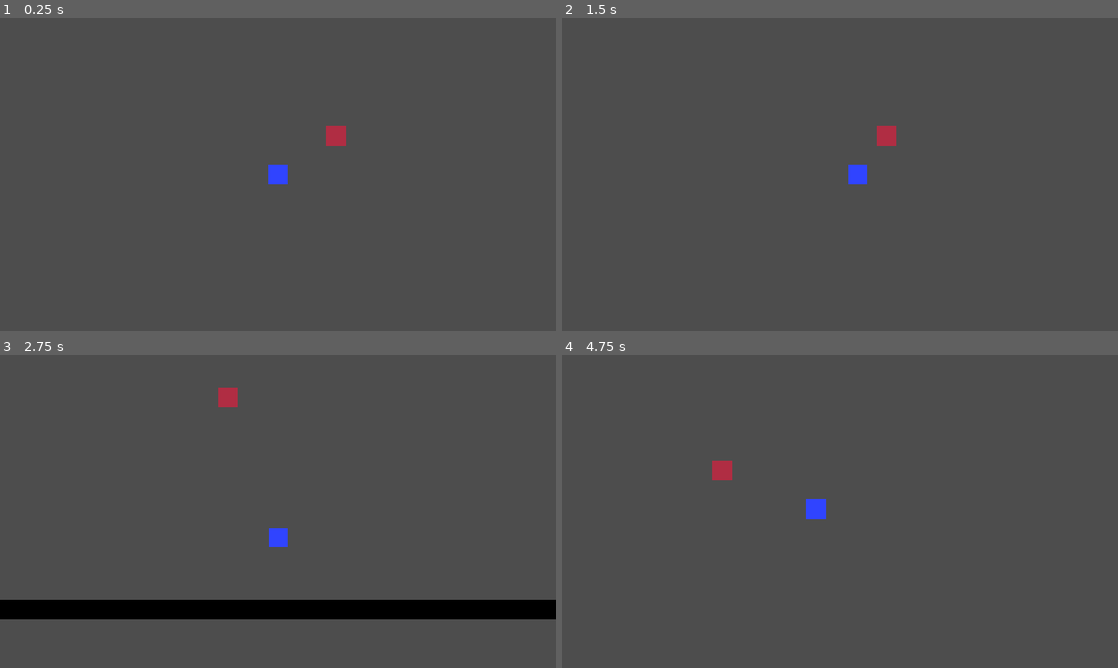
Above: before the commit, frames 1-4 (two rows, left to right).
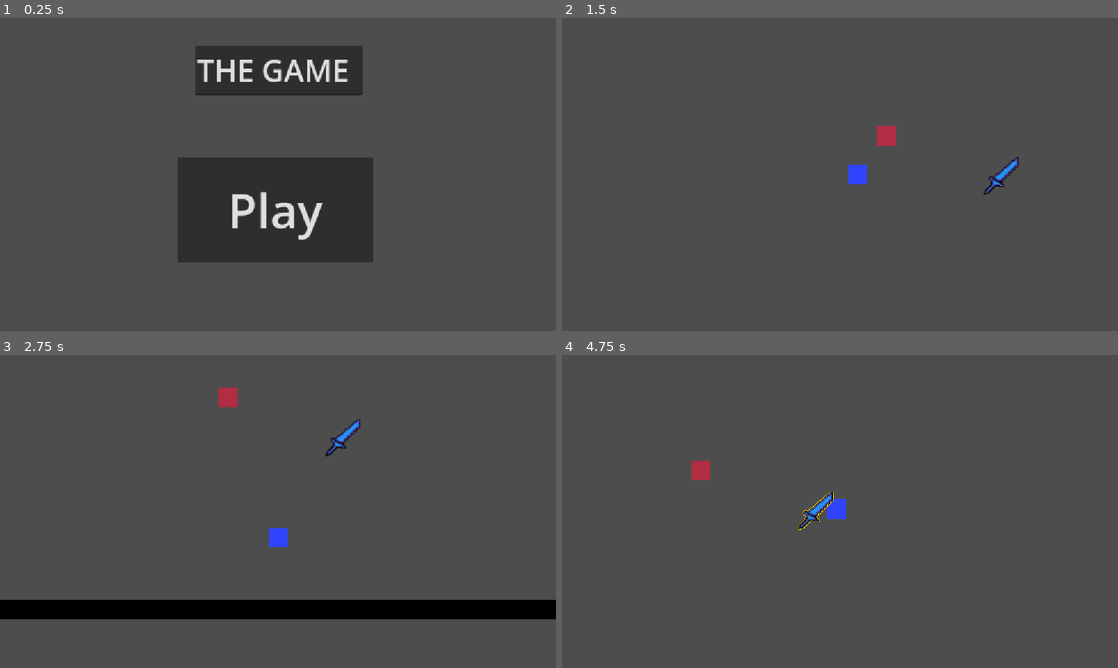
Above: after the commit, the same moments.

Repository: jlpt1212/Brackeys-Game-Jam-Project
Game: Godot game, scene res://Scenes/Title Screen.tscn
Two runs of this game, one before a commit and one after it. Both use one fixed random seed, a clock stepped at 60 frames per second and the inputs below. Before the commit the project starts from res://node_2d.tscn.
Inputs (mouse positions are in pixels of both pictures, inside the frame that each line leads up to):
- Up to frame 1 (0.25 s): no input
- Up to frame 2 (1.5 s): click (840, 208) at 0.5 s, where only the run after the commit has a clickable "Play"; tap Enter at 1.25 s; hold D (move_right) from 1.28 s (still down); hold E (interact, bound only after the commit) from 1.28 s (still down)
- Up to frame 3 (2.75 s): release D (move_right) at 2.03 s; release E (interact, bound only after the commit) at 2.03 s; hold S (move_down) from 2.03 s (still down); tap E (interact, bound only after the commit) at 2.1 s
- Up to frame 4 (4.75 s): release S (move_down) at 2.78 s; hold D (move_right) 2.78-3.53 s; hold E (interact, bound only after the commit) 2.78-3.53 s; hold W (move_up) 3.53-4.28 s; tap E (interact, bound only after the commit) at 3.6 s; hold A (move_left) from 4.28 s (still down); hold E (interact, bound only after the commit) from 4.28 s (still down)

The runs differ from the first frame. In frame 1, 16% of the frame differs, in the area x 32-68%, y 8-78%; in frame 2, 0.2%; in frame 3, 0.2%; in frame 4, 1.0%.

Commit message:
Added new title screen, player interaction functions
+ a whole lot of other initial setup stuff for future features and small changes

Diff:
--- a/node_2d.tscn
+++ b/Scenes/Game Scene.tscn
@@ -1,6 +1,12 @@
 [gd_scene format=3 uid="uid://crh50kq2uslxl"]
 
-[ext_resource type="Script" uid="uid://dt82vd77jiugs" path="res://character_movement.gd" id="1_wtcfe"]
+[ext_resource type="Script" uid="uid://dt82vd77jiugs" path="res://Scripts/character_movement.gd" id="1_grwsy"]
+[ext_resource type="Script" uid="uid://b4b2x26xtikd3" path="res://Scripts/interaction.gd" id="2_0km67"]
+[ext_resource type="Script" uid="uid://rg7di6ypesrj" path="res://Scripts/npc.gd" id="3_0rvqk"]
+[ext_resource type="Shader" uid="uid://80055421g8sm" path="res://Shaders/interaction_shader.gdshader" id="4_h35fg"]
+[ext_resource type="Texture2D" uid="uid://cqnnua6iw4lj6" path="res://Assets/FrozenVesselBlade.png" id="5_ttv08"]
+
+[sub_resource type="CircleShape2D" id="CircleShape2D_74whk"]
 
 [sub_resource type="RectangleShape2D" id="RectangleShape2D_74whk"]
 
@@ -8,30 +14,45 @@
 
 [sub_resource type="WorldBoundaryShape2D" id="WorldBoundaryShape2D_74whk"]
 
-[node name="Node2D" type="Node2D" unique_id=1394893672]
+[sub_resource type="ShaderMaterial" id="ShaderMaterial_mowf2"]
+shader = ExtResource("4_h35fg")
+shader_parameter/line_color = Color(1, 0.8333334, 0, 1)
+shader_parameter/line_thickness = 0.50000002375
+shader_parameter/highlight_enabled = false
 
-[node name="CharacterBody2D" type="CharacterBody2D" parent="." unique_id=1757714026]
-script = ExtResource("1_wtcfe")
+[sub_resource type="RectangleShape2D" id="RectangleShape2D_jxl7u"]
 
-[node name="CollisionShape2D" type="CollisionShape2D" parent="CharacterBody2D" unique_id=1062701066]
+[node name="Game Scene" type="Node2D" unique_id=1394893672]
+
+[node name="Player" type="CharacterBody2D" parent="." unique_id=1757714026]
+script = ExtResource("1_grwsy")
+
+[node name="Area2D" type="Area2D" parent="Player" unique_id=790529554]
+script = ExtResource("2_0km67")
+
+[node name="CollisionShape2D" type="CollisionShape2D" parent="Player/Area2D" unique_id=1385176024]
+scale = Vector2(8, 8)
+shape = SubResource("CircleShape2D_74whk")
+
+[node name="Player Collision" type="CollisionShape2D" parent="Player" unique_id=1062701066]
 scale = Vector2(2, 2)
 shape = SubResource("RectangleShape2D_74whk")
 
-[node name="ColorRect" type="ColorRect" parent="CharacterBody2D" unique_id=1234224486]
+[node name="ColorRect" type="ColorRect" parent="Player" unique_id=1234224486]
 offset_left = -20.0
 offset_top = -20.0
 scale = Vector2(2, 2)
 color = Color(0.1882353, 0.26666668, 1, 1)
 metadata/_edit_use_anchors_ = true
 
-[node name="Camera2D" type="Camera2D" parent="CharacterBody2D" unique_id=2097219412]
+[node name="Camera" type="Camera2D" parent="Player" unique_id=2097219412]
 position_smoothing_enabled = true
 
-[node name="RigidBody2D" type="RigidBody2D" parent="." unique_id=161849864]
+[node name="Test character" type="RigidBody2D" parent="." unique_id=161849864]
 mass = 0.001
 gravity_scale = 0.0
 
-[node name="ColorRect" type="ColorRect" parent="RigidBody2D" unique_id=800178336]
+[node name="ColorRect" type="ColorRect" parent="Test character" unique_id=800178336]
 anchors_preset = 8
 anchor_left = 0.5
 anchor_top = 0.5
@@ -46,7 +67,7 @@
 color = Color(0.69099766, 0.17522566, 0.26396063, 1)
 metadata/_edit_use_anchors_ = true
 
-[node name="CollisionShape2D" type="CollisionShape2D" parent="RigidBody2D" unique_id=1485383735]
+[node name="CollisionShape2D" type="CollisionShape2D" parent="Test character" unique_id=1485383735]
 position = Vector2(120, -80)
 scale = Vector2(2, 2)
 shape = SubResource("RectangleShape2D_y32ns")
@@ -117,3 +138,18 @@
 offset_bottom = 358.0
 color = Color(0, 0, 0, 1)
 metadata/_edit_use_anchors_ = true
+
+[node name="CharacterBody2D" type="CharacterBody2D" parent="." unique_id=612168686 groups=["npc"]]
+position = Vector2(361, 4)
+scale = Vector2(2.05, 2)
+script = ExtResource("3_0rvqk")
+
+[node name="Sprite2D" type="Sprite2D" parent="CharacterBody2D" unique_id=2095680021]
+material = SubResource("ShaderMaterial_mowf2")
+texture = ExtResource("5_ttv08")
+
+[node name="CollisionShape2D" type="CollisionShape2D" parent="CharacterBody2D" unique_id=2117327316]
+shape = SubResource("RectangleShape2D_jxl7u")
+
+[connection signal="body_entered" from="Player/Area2D" to="Player/Area2D" method="_on_body_entered"]
+[connection signal="body_exited" from="Player/Area2D" to="Player/Area2D" method="_on_body_exited"]
--- /dev/null
+++ b/Scenes/Title Screen.tscn
@@ -0,0 +1,24 @@
+[gd_scene format=3 uid="uid://dlcf3lk6gwd0j"]
+
+[ext_resource type="Script" uid="uid://c4jd4t5w3nxaq" path="res://Scripts/title_screen.gd" id="1_po227"]
+
+[node name="Title Screen" type="Node2D" unique_id=106060841]
+script = ExtResource("1_po227")
+
+[node name="Button" type="Button" parent="." unique_id=1538752723]
+offset_left = 368.0
+offset_top = 289.0
+offset_right = 773.0
+offset_bottom = 506.0
+theme_override_font_sizes/font_size = 98
+text = "Play"
+
+[node name="TextEdit" type="TextEdit" parent="." unique_id=508994076]
+offset_left = 404.0
+offset_top = 58.0
+offset_right = 752.0
+offset_bottom = 160.0
+theme_override_font_sizes/font_size = 63
+text = "THE GAME"
+
+[connection signal="pressed" from="Button" to="." method="_on_button_pressed"]
--- a/ui_manager.gd
+++ b/Scripts/game_manager.gd
@@ -1,6 +1,8 @@
 extends Node
 
-var target_node = Control;
+var day_count = 1;
+var mutiny = 0;
+const mutiny_max = 100;
 
 # Called when the node enters the scene tree for the first time.
 func _ready() -> void:
--- /dev/null
+++ b/Scripts/interaction.gd
@@ -0,0 +1,53 @@
+extends Area2D
+
+var npcs_list: Array[Node2D] = []
+var highlighted_npc = null;
+
+func _on_body_entered(body: Node2D) -> void:
+	if body.is_in_group("npc"):
+		npcs_list.append(body)
+		print("npc entered range") #debug
+
+func _on_body_exited(body: Node2D) -> void:
+	if body.is_in_group("npc"):
+		npcs_list.erase(body)
+		print("npc left range") #debug
+
+# Called every frame. 'delta' is the elapsed time since the previous frame.
+func _process(delta: float) -> void:
+	update_highlight()
+	if Input.is_action_pressed("interact"):
+		if npcs_list.size() > 0:
+			print("NPC INTERACTED WITH")
+			# ^ HERE WE NEED THE DIALOGUE BOX TO WORK
+			# THIS PROCESS SHOULD OBTAIN THE FOLLOWING INFORMATION: CHARACTER INTERACTED WITH, DAY #
+			# AFTER OBTAINING THIS INFORMATION, IT GETS THE DIALOGUE THAT IT NEEDS TO OBTAIN FROM AN OUTSIDE FILE
+			# AND DISPLAYS IT WITH THE DIALOGUE.
+
+func get_closest_npc() -> Node2D:
+	var closest_npc: Node2D;
+	var closest_distance = INF;
+
+	for npc in npcs_list:
+		var distance = global_position.distance_to(npc.global_position)
+
+		if distance < closest_distance:
+			closest_distance = distance
+			closest_npc = npc
+
+# highlight closest npc
+	return closest_npc
+
+func update_highlight() -> void:
+	var closest_npc = get_closest_npc()
+
+	if closest_npc == highlighted_npc:
+		return
+
+	if highlighted_npc != null:
+		highlighted_npc.set_highlight(false)
+
+	if closest_npc != null:
+		closest_npc.set_highlight(true)
+
+	highlighted_npc = closest_npc
--- /dev/null
+++ b/Scripts/npc.gd
@@ -0,0 +1,6 @@
+extends CharacterBody2D
+
+@onready var sprite: Sprite2D = $Sprite2D
+
+func set_highlight(enabled: bool) -> void:
+	sprite.material.set_shader_parameter("highlight_enabled", enabled)
--- /dev/null
+++ b/Scripts/title_screen.gd
@@ -0,0 +1,4 @@
+extends Node2D
+
+func _on_button_pressed() -> void:
+	get_tree().change_scene_to_file("res://Scenes/Game Scene.tscn")
--- /dev/null
+++ b/Shaders/interaction_shader.gdshader
@@ -0,0 +1,28 @@
+shader_type canvas_item;
+
+uniform vec4 line_color : source_color = vec4(1.0);
+uniform float line_thickness : hint_range(0, 10) = 1.0;
+uniform bool highlight_enabled = false;
+
+const vec2 OFFSETS[8] = {
+	vec2(-1, -1), vec2(-1, 0), vec2(-1, 1), vec2(0, -1), vec2(0, 1),
+	vec2(1, -1), vec2(1, 0), vec2(1, 1)
+};
+
+void fragment() {
+	vec4 color = texture(TEXTURE, UV);
+
+	COLOR = color;
+
+	if (highlight_enabled) {
+		vec2 size = TEXTURE_PIXEL_SIZE * line_thickness;
+		float outline = 0.0;
+
+		for (int i = 0; i < OFFSETS.length(); i++) {
+			outline += texture(TEXTURE, UV + size * OFFSETS[i]).a;
+		}
+		outline = min(outline, 1.0);
+
+		COLOR = mix(color, line_color, outline - color.a);
+	}
+}
--- a/left_button.gd
+++ /dev/null
@@ -1,18 +0,0 @@
-extends Button
-
-@export var camera: Camera2D
-var offset = Vector2(-1152, 0)
-@export var left = false;
-
-# Called when the node enters the scene tree for the first time.
-func _ready() -> void:
-	pressed.connect(_on_button_pressed)
-
-func _on_button_pressed() -> void:
-	if camera:
-		var tween = create_tween()
-		var target = camera.global_position + offset
-		tween.tween_property(camera, "global_position", target, 1.0)
-# Called every frame. 'delta' is the elapsed time since the previous frame.
-func _process(delta: float) -> void:
-	pass
--- a/project.godot
+++ b/project.godot
@@ -11,7 +11,7 @@
 [application]
 
 config/name="Brackey's Game Jam Project"
-run/main_scene="uid://crh50kq2uslxl"
+run/main_scene="uid://dlcf3lk6gwd0j"
 config/features=PackedStringArray("4.7", "Forward Plus")
 config/icon="res://icon.svg"
 
@@ -46,6 +46,13 @@
 , Object(InputEventKey,"resource_local_to_scene":false,"resource_name":"","device":-1,"window_id":0,"alt_pressed":false …(186 unchanged characters)…
 ]
 }
+interact={
+"deadzone": 0.2,
+"events": [Object(InputEventKey,"resource_local_to_scene":false,"resource_name":"","device":-1,"window_id":0,"alt_pressed":false,"shift_pressed":false,"ctrl_pressed":false,"meta_pressed":false,"pressed":false,"keycode":0,"physical_keycode":69,"key_label":0,"unicode":101,"location":0,"echo":false,"script":null)
+, Object(InputEventKey,"resource_local_to_scene":false,"resource_name":"","device":-1,"window_id":0,"alt_pressed":false,"shift_pressed":false,"ctrl_pressed":false,"meta_pressed":false,"pressed":false,"keycode":0,"physical_keycode":32,"key_label":0,"unicode":32,"location":0,"echo":false,"script":null)
+, Object(InputEventKey,"resource_local_to_scene":false,"resource_name":"","device":-1,"window_id":0,"alt_pressed":false,"shift_pressed":false,"ctrl_pressed":false,"meta_pressed":false,"pressed":false,"keycode":0,"physical_keycode":90,"key_label":0,"unicode":122,"location":0,"echo":false,"script":null)
+]
+}
 
 [physics]
 
--- a/right_button.gd
+++ /dev/null
@@ -1,19 +0,0 @@
-extends Button
-
-@export var camera: Camera2D
-var offset = Vector2(1152, 0)
-@export var right = false;
-
-# Called when the node enters the scene tree for the first time.
-func _ready() -> void:
-	pressed.connect(_on_button_pressed)
-
-func _on_button_pressed() -> void:
-	if camera:
-		var tween = create_tween()
-		var target = camera.global_position + offset
-		tween.tween_property(camera, "global_position", target, 1.0)
-
-# Called every frame. 'delta' is the elapsed time since the previous frame.
-func _process(delta: float) -> void:
-	pass
Binary file added: Assets/FrozenVesselBlade.png
Not shown, changed: Assets/FrozenVesselBlade.png.import
Renamed: character_movement.gd -> Scripts/character_movement.gd
Renamed: character_movement.gd.uid -> Scripts/character_movement.gd.uid
Not shown, added: Scripts/game_manager.gd.uid
Not shown, added: Scripts/interaction.gd.uid
Not shown, added: Scripts/npc.gd.uid
Renamed: player_movement.gd -> Scripts/player_movement.gd
Renamed: player_movement.gd.uid -> Scripts/player_movement.gd.uid
Not shown, added: Scripts/title_screen.gd.uid
Renamed: test script.gd -> Scripts/ui_manager.gd
Renamed: ui_manager.gd.uid -> Scripts/ui_manager.gd.uid
(and 7 more such lines)
